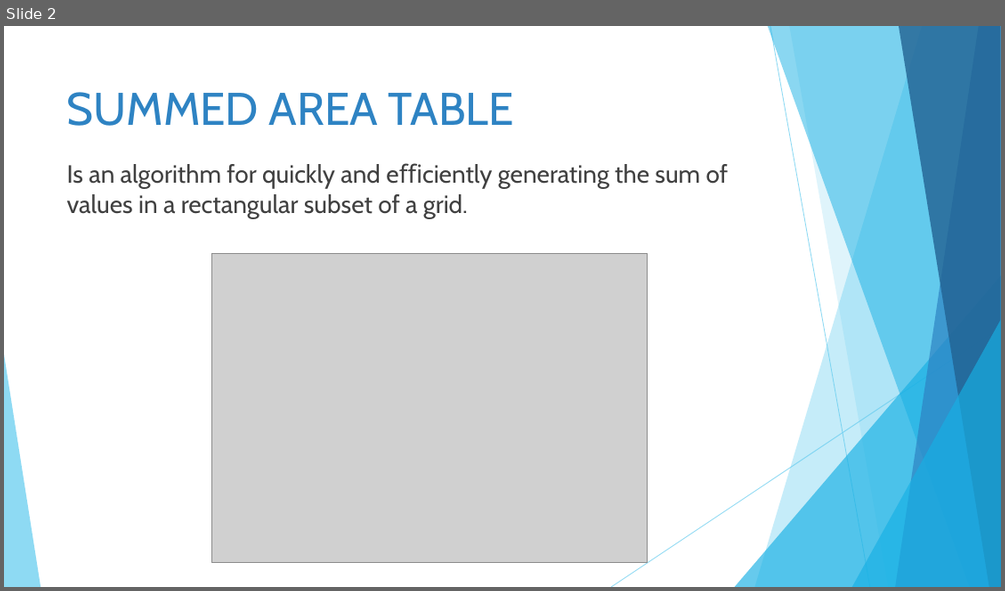
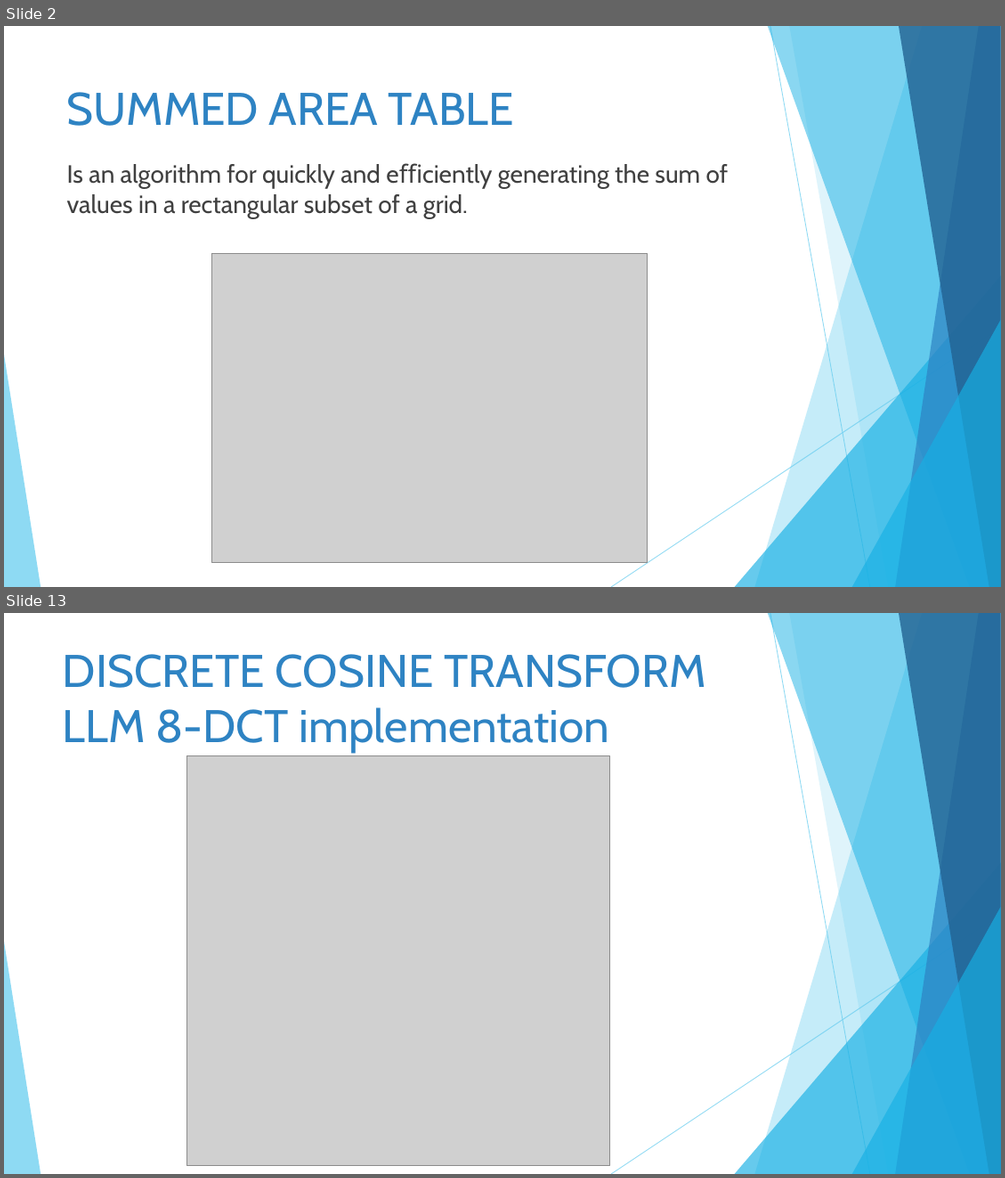
Before and after one commit to GinaJ/Algorithm_Implementations, a slide deck: power_point/Algorithms Parallelization in ASIC Design.pptx. Shown one above the other, each under a label of ours: slide 2 before the commit, slides 2 and 13 after it; the slides between them are not shown. The pictures are 1005x591 and 1005x1178 pixels, drawn with LibreOffice and Linux fonts; fonts in the diff are those of the drawing; grey boxes stand for pictures. Boxes give left, top, right and bottom in pixels: in the first picture for what was removed or moved away, otherwise in the second. Text is boxed around its words. In the diff, an @@ line names an element or a change of style, - is before the commit and + after.

```diff
--- a/power_point/Algorithms Parallelization in ASIC Design.pptx
+++ b/power_point/Algorithms Parallelization in ASIC Design.pptx
@@ slide 13 added at [4,613,1001,1174], background #FFFFFF; not listed: 10 template elements that a slide beside it also shows @@
@@ title added at [63,654,706,752], 44 pt, text #2E83C3 @@
+DISCRETE COSINE TRANSFORM
+LLM 8-DCT implementation
@@ picture added at [186,755,609,1166] @@
```
Also in this commit, not shown: 5 slides changed, 11 other slides added, 3 slides removed, 14 other files.
